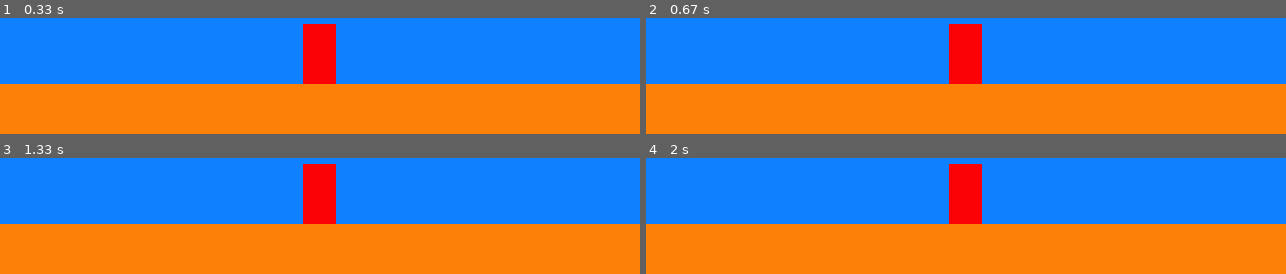
Above: before the commit, frames 1-4 (two rows, left to right).
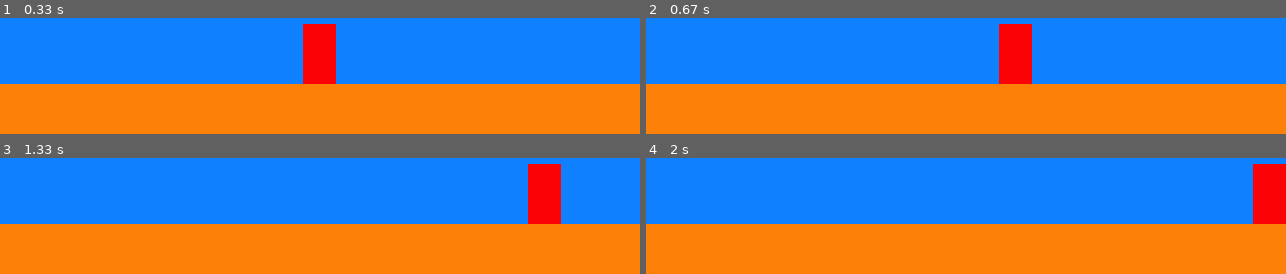
Above: after the commit, the same moments.

Repository: choijiung/coding_file
Game: pygame game, started from python/pygame_project/1_frame_background_stage_character.py
The game is run twice, just before and just after one commit, with the same random seed, the same clock (stepped at 60 frames per second) and the same inputs.
Inputs:
- Up to frame 1 (0.33 s): no input
- Up to frame 2 (0.67 s): hold Right from 0.33 s (still down)
- Up to frame 3 (1.33 s): release Right at 0.8 s; hold Right 0.83-1.3 s
- Up to frame 4 (2 s): hold Left 1.33-1.87 s

Frame 1 is identical in both runs. In frame 2, 5.3% of the frame differs, in the area x 47-61%, y 5-57%; in frame 3, 5.3%; in frame 4, 5.3%.

Commit message:
움직임

Diff:
--- a/python/pygame_project/1_frame_background_stage_character.py
+++ b/python/pygame_project/1_frame_background_stage_character.py
@@ -34,6 +34,9 @@
 character_x_pos = (screen_width / 2) - (character_width / 2)
 character_y_pos = screen_height - character_height - stage_height
 
+character_to_x = 0
+
+character_speed = 5
 
 running = True
 while running:
@@ -44,7 +47,24 @@
         if event.type == pygame.QUIT:
             running = False
 
+        if event.type == pygame.KEYDOWN: #키가 눌러졌는가?
+            if event.key == pygame.K_LEFT:
+                character_to_x -= character_speed
+            elif event.key == pygame.K_RIGHT:
+                character_to_x += character_speed
+            elif event.key == pygame.K_SPACE:
+                pass
+
+        if event.type == pygame.K_UP:
+            if event.key == pygame.K_LEFT or event.key == pygame.K_RIGHT:
+                character_to_x = 0
     # 3. 게임 캐릭터 위치 정의
+    character_x_pos += character_to_x
+
+    if character_x_pos < 0:
+        character_x_pos = 0
+    elif character_x_pos > screen_width - character_width:
+        character_x_pos = screen_width - character_width
 
     # 4. 충돌 처리
 
